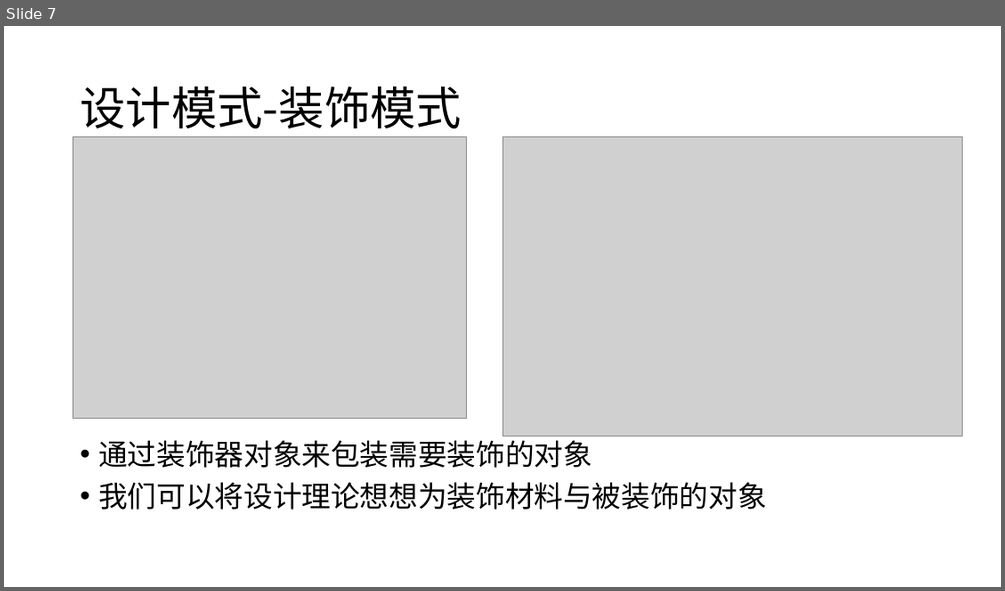
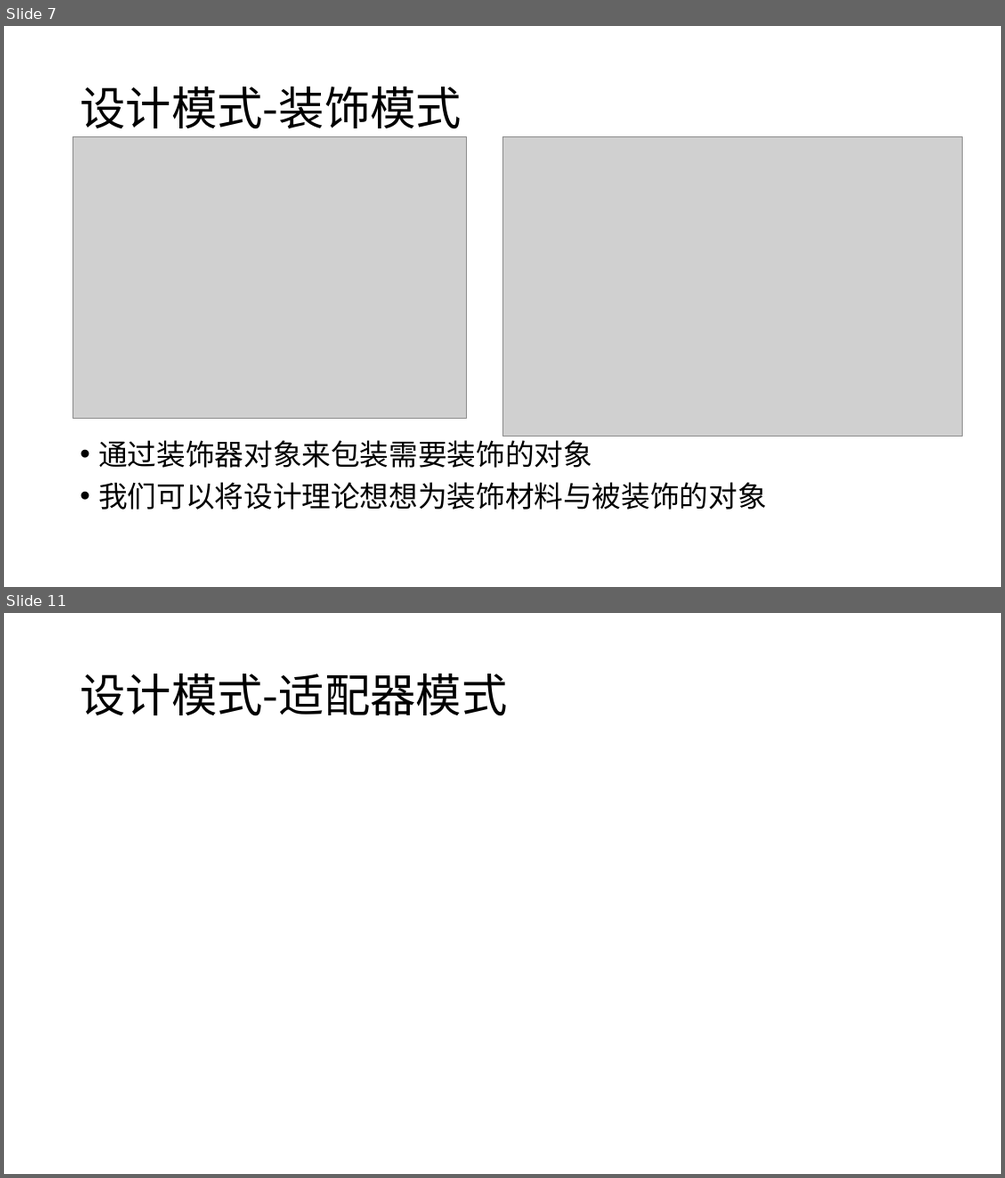
Before and after one commit to leixiangjian/design, a slide deck: JAVA设计模式预习.pptx. Shown one above the other, each under a label of ours: slide 7 before the commit, slides 7 and 11 after it; the slides between them are not shown. The pictures are 1005x591 and 1005x1178 pixels, drawn with LibreOffice and Linux fonts; fonts in the diff are those of the drawing; grey boxes stand for pictures. Boxes give left, top, right and bottom in pixels: in the first picture for what was removed or moved away, otherwise in the second. Text is boxed around its words. In the diff, an @@ line names an element or a change of style, - is before the commit and + after.

```diff
--- a/JAVA设计模式预习.pptx
+++ b/JAVA设计模式预习.pptx
@@ slide 11 added at box(4, 613, 1001, 1174), background #FFFFFF @@
@@ title added at box(80, 674, 507, 716), 44 pt, text #000000 @@
+设计模式-适配器模式
```
Also in this commit, not shown: 4 other slides added, 53 other files.
